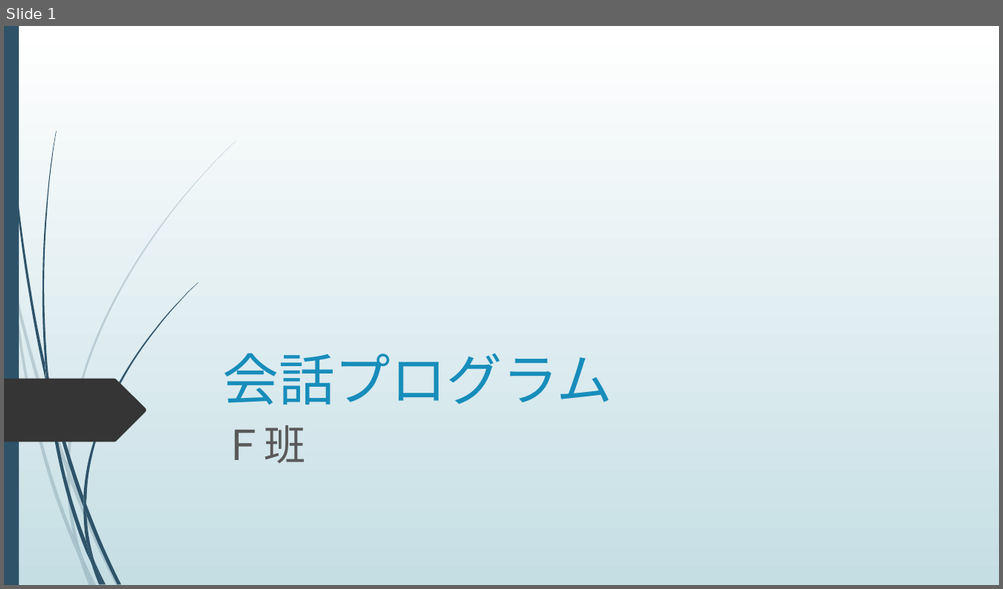
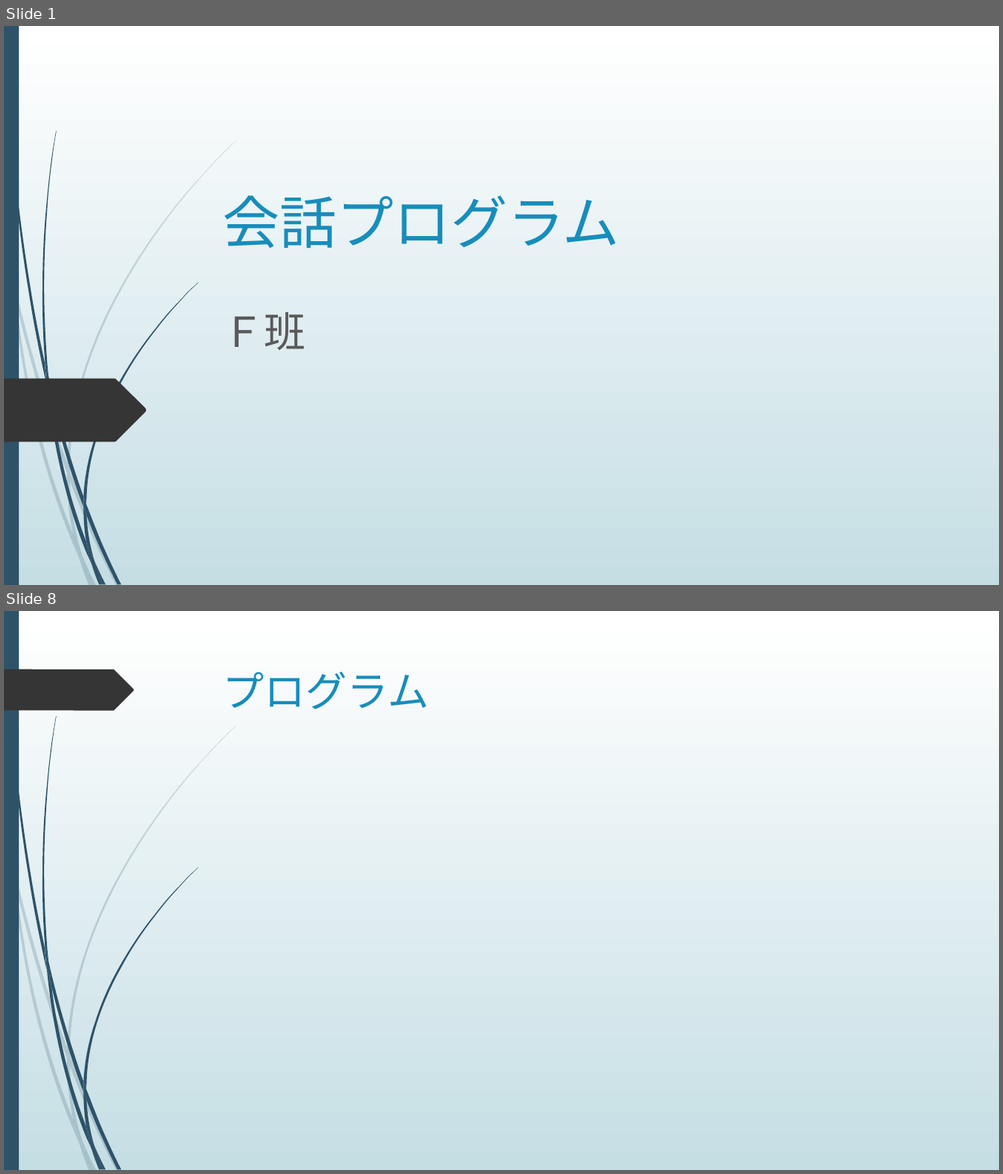
Before and after one commit to kistFteam/Conversation, a slide deck: パワーポイント.pptx. Shown one above the other, each under a label of ours: slide 1 before the commit, slides 1 and 8 after it; the slides between them are not shown. The pictures are 1003x589 and 1003x1174 pixels, drawn with LibreOffice and Linux fonts; fonts in the diff are those of the drawing. Boxes give left, top, right and bottom in pixels: in the first picture for what was removed or moved away, otherwise in the second. Text is boxed around its words. In the diff, an @@ line names an element or a change of style, - is before the commit and + after.

```diff
--- a/パワーポイント.pptx
+++ b/パワーポイント.pptx
@@ slide 8 added at (4,611,999,1170), background gradient #FFFFFF to #C5DEE5; not listed: 23 template elements that a slide beside it also shows @@
@@ freeform shape added at (4,669,134,710), fill #353535 @@
@@ title added at (223,672,429,709), 40 pt, text #178DBB @@
+プログラム
@@ slide 1 changed as well @@
@@ title "会話プログラム": place and size @@
-title "会話プログラム" at (222,353,612,405)
+title "会話プログラム" at (222,195,619,248)
@@ title "会話プログラム" at (222,195,619,248): size 54 to 55 pt @@
@@ subtitle "Ｆ班": place and size @@
-subtitle "Ｆ班" at (222,426,305,463)
+subtitle "Ｆ班" at (222,312,305,350)
```
Also in this commit, not shown: 2 other slides changed, 6 other slides added, 1 other file.
